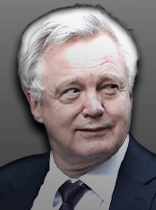
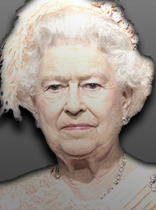
Before/after of a 156x210 layered artwork. What changed in the layer stack:
added layer "Elizabeth II" in group "Group 1" over 0, 0, 156, 210
hid "David Davis" over 0, 2, 156, 210
